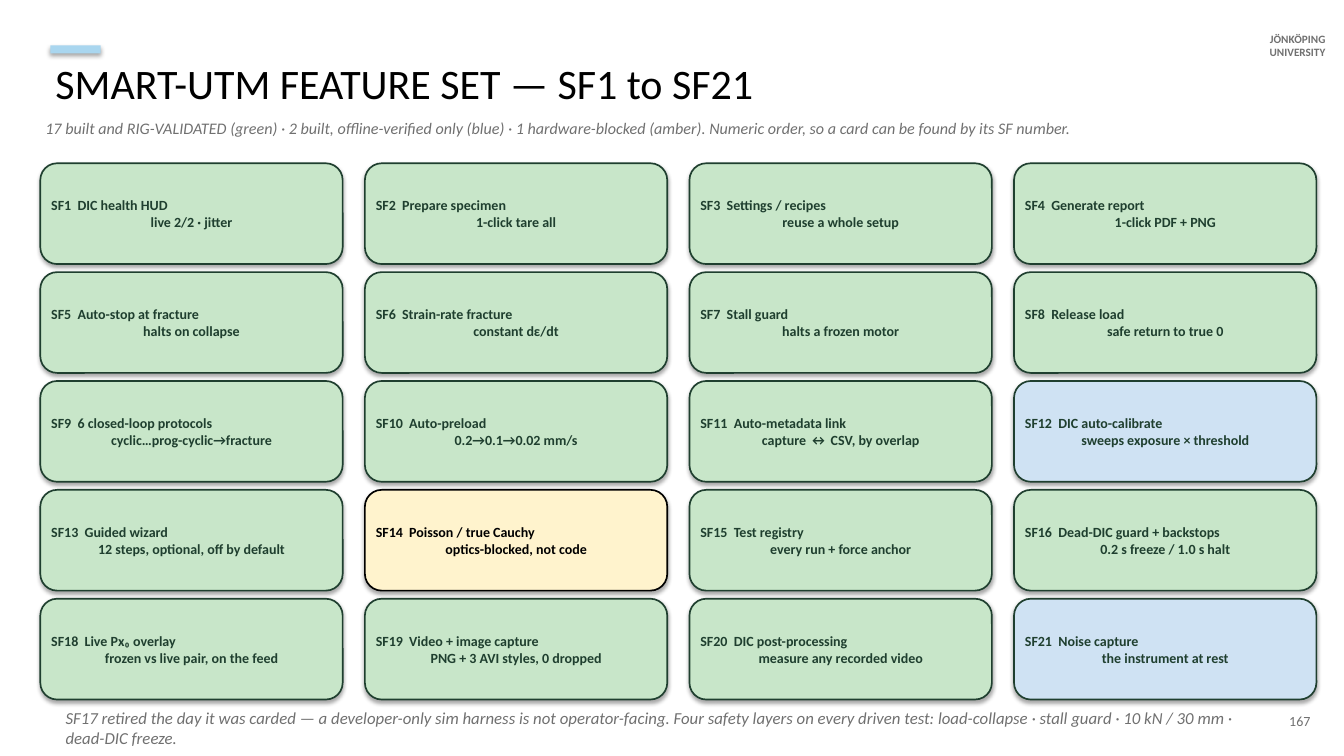
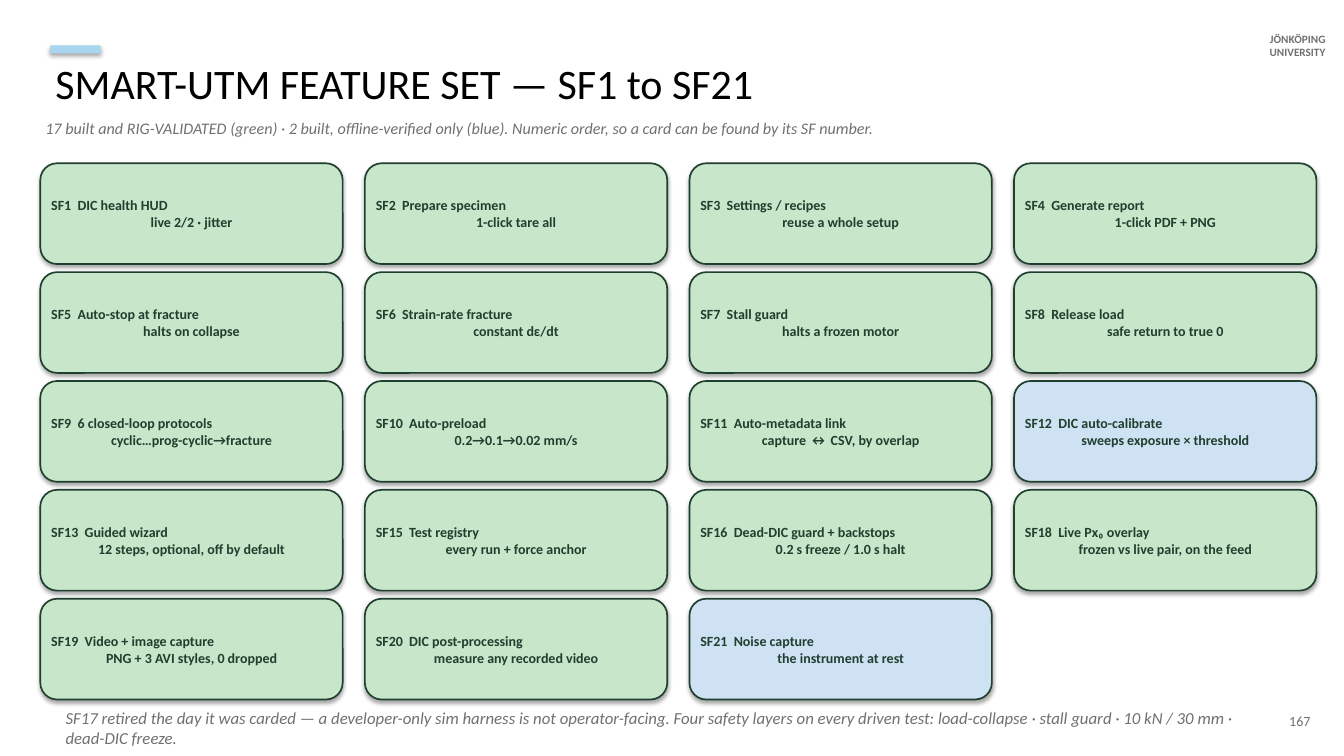
Before and after one commit to AdithyaSivakumar-3/UTM, a slide deck: slide 27 of documentation/decks/V6a_8_6_20_slides.pptx. Drawn at 1344x756 pixels with LibreOffice and Linux fonts; fonts in the diff are those of the drawing. Boxes give left, top, right and bottom in pixels: in the first picture for what was removed or moved away, otherwise in the second. Text is boxed around its words. In the diff, an @@ line names an element or a change of style, - is before the commit and + after.

```diff
--- a/documentation/decks/V6a_8_6_20_slides.pptx
+++ b/documentation/decks/V6a_8_6_20_slides.pptx
@@ text at (45, 122, 873, 137): text changed @@
-17 built and RIG-VALIDATED (green) · 2 built, offline-verified only (blue) · 1 hardware-blocked (amber). Numeric order, so a card can be found by its SF number.
+17 built and RIG-VALIDATED (green) · 2 built, offline-verified only (blue). Numeric order, so a card can be found by its SF number.
@@ rounded rectangle "SF15 Test registry every run ..." at (365, 490, 667, 591): fill #FFF3CD to #C8E6C9; outline #000000 1.2 pt to #1F3F2F 1.2 pt @@
@@ text in rounded rectangle at (376, 527, 586, 556): text changed; text colour #000000 to #1F3F2F @@
-SF14 Poisson / true Cauchy
-optics-blocked, not code
+SF15 Test registry
+every run + force anchor
@@ text in rounded rectangle at (700, 527, 906, 554): text changed @@
-SF15 Test registry
-every run + force anchor
+SF16 Dead-DIC guard + backstops
+0.2 s freeze / 1.0 s halt
@@ text in rounded rectangle at (1025, 527, 1252, 556): text changed @@
-SF16 Dead-DIC guard + backstops
-0.2 s freeze / 1.0 s halt
+SF18 Live Px₀ overlay
+frozen vs live pair, on the feed
@@ rounded rectangle "SF21 Noise capture the instrument ..." at (690, 599, 992, 700): fill #C8E6C9 to #CFE2F3 @@
@@ rounded rectangle removed at (1014, 599, 1317, 700) @@
-SF21 Noise capture
-the instrument at rest
@@ text in rounded rectangle at (51, 636, 277, 665): text changed @@
-SF18 Live Px₀ overlay
-frozen vs live pair, on the feed
+SF19 Video + image capture
+PNG + 3 AVI styles, 0 dropped
@@ text in rounded rectangle at (376, 636, 598, 665): text changed @@
-SF19 Video + image capture
-PNG + 3 AVI styles, 0 dropped
+SF20 DIC post-processing
+measure any recorded video
@@ text in rounded rectangle at (700, 636, 904, 663): text changed @@
-SF20 DIC post-processing
-measure any recorded video
+SF21 Noise capture
+the instrument at rest
```
Also in this commit, not shown: 3 other slides changed, 5 other files.
